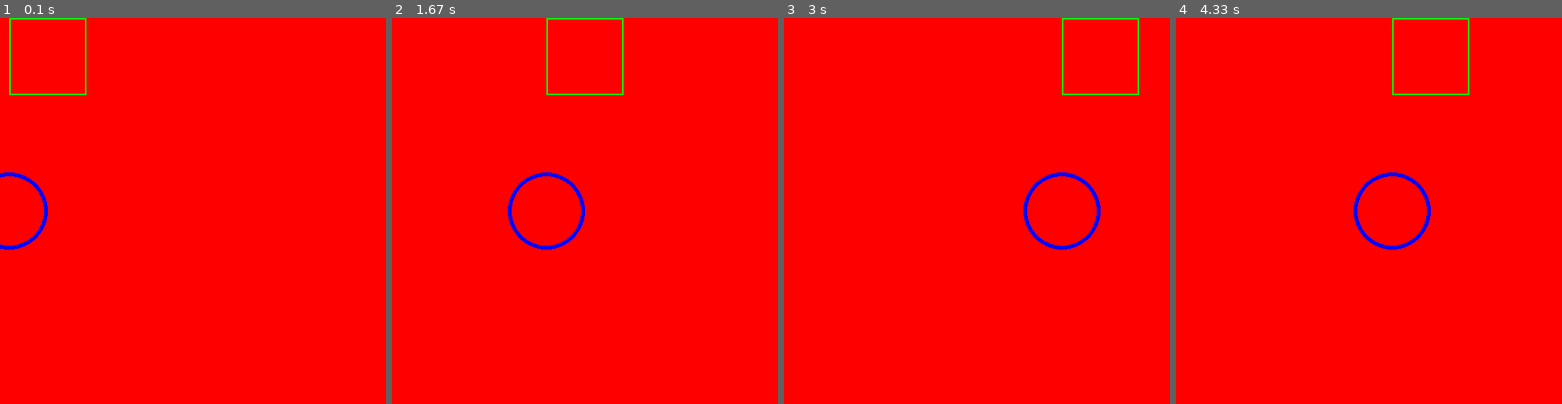
Above: before the commit, frames 1-4 (left to right).
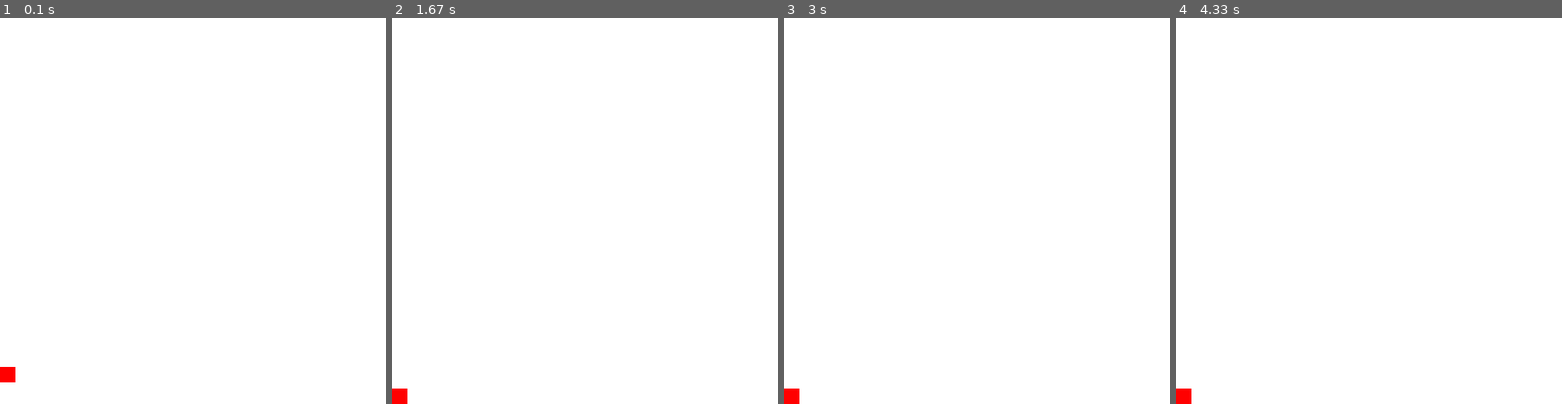
Above: after the commit, the same moments.

Repository: MatiasRedruello/Python-segundo-cuatrimestre
Game: pygame game, started from TEMAS SEGUNDO PARCIAL/Practica py game/pygame_practica_uno.py
The game is run twice, just before and just after one commit, with the same random seed, the same clock (stepped at 60 frames per second) and the same inputs.
Inputs:
- Up to frame 1 (0.1 s): no input
- Up to frame 2 (1.67 s): tap Space at 0.33 s
- Up to frame 3 (3 s): no input
- Up to frame 4 (4.33 s): no input

The runs differ from the first frame. In frame 1, 100% of the frame differs, in the area x 0-100%, y 0-100%; in frame 2, 100%; in frame 3, 100%; in frame 4, 100%.

Commit message:
Actualizacion pygame clases

Diff:
--- /dev/null
+++ b/TEMAS SEGUNDO PARCIAL/Practica py game/chatgpt_pygame_prueba.py
@@ -0,0 +1,115 @@
+import pygame
+import sys
+
+pygame.init()
+
+# Configuración de la ventana
+screen_width = 800
+screen_height = 600
+screen = pygame.display.set_mode((screen_width, screen_height))
+pygame.display.set_caption('Salto y Disparo de un Rectángulo')
+
+# Color y dimensiones del rectángulo principal
+rect_color = (0, 0, 255)  # Azul en formato RGB
+rect_width = 50
+rect_height = 50
+
+# Posición y velocidad inicial del rectángulo principal
+player_x = screen_width // 2 - rect_width // 2
+player_y = screen_height - rect_height
+player_speed_y = 0  # Velocidad inicial en el eje Y
+player_speed_x = 10
+
+gravity = 1  # Fuerza de gravedad
+jump_height = 15  # Altura máxima del salto
+
+# Color y dimensiones del proyectil
+bullet_color = (255, 0, 0)  # Rojo en formato RGB
+bullet_width = 10
+bullet_height = 10
+
+# Lista para almacenar los proyectiles
+bullets = []
+
+# Reloj para controlar la velocidad de actualización
+clock = pygame.time.Clock()
+fps = 60
+
+# Bucle principal del juego
+jumping = False
+jump_count = jump_height  # Controla la altura del salto
+running = True
+while running:
+    for event in pygame.event.get():
+        if event.type == pygame.QUIT:
+            running = False
+
+        # Detecta la tecla de espacio para activar el salto
+        if event.type == pygame.KEYDOWN and event.key == pygame.K_SPACE and not jumping:
+            jumping = True
+            player_speed_y = -jump_height  # Configura la velocidad inicial del salto
+
+
+    # Movimiento del jugador
+    keys = pygame.key.get_pressed()
+    if keys[pygame.K_RIGHT]:
+        player_x += player_speed_x
+        if player_x > screen_width - rect_width:
+            player_x = screen_width - rect_width
+    if keys[pygame.K_LEFT]:
+        player_x -= player_speed_x
+        if player_x < 0:
+            player_x = 0
+
+    # Simular la gravedad
+    player_speed_y += gravity
+    player_y += player_speed_y
+
+    # Controlar el salto
+    if player_y >= screen_height - rect_height:
+        player_y = screen_height - rect_height
+        jumping = False
+        player_speed_y = 0  # Reinicia la velocidad vertical si toca el suelo
+
+    # Detecta la tecla 'd' para activar el disparo
+    if keys[pygame.K_d]:
+        bullets.append([player_x + rect_width // 2 - bullet_width // 2, player_y - bullet_height])
+
+    # Mover y dibujar los proyectiles
+    for bullet in bullets:
+        bullet[1] -= 10  # Velocidad de movimiento del proyectil
+        pygame.draw.rect(screen, bullet_color, (bullet[0], bullet[1], bullet_width, bullet_height))
+
+    # Eliminar proyectiles fuera de la pantalla
+    bullets = [bullet for bullet in bullets if bullet[1] > 0]
+
+    # Dibujar el fondo
+    screen.fill((255, 255, 255))  # Color blanco como fondo
+
+    # Dibujar el rectángulo principal en su nueva posición
+    pygame.draw.rect(screen, rect_color, (player_x, player_y, rect_width, rect_height))
+
+    # Actualizar la pantalla
+    pygame.display.update()
+    clock.tick(fps)
+
+# Salir de Pygame
+pygame.quit()
+sys.exit()
+
+class Proyectil(pygame.sprite.Sprite):
+    def __init__(self, x, y,bullet_speed,lado):
+        super().__init__()
+        self.image = pygame.transform.scale(bullet_image, (bullet_width, bullet_height))
+        self.rect = self.image.get_rect()
+        self.rect.center = (x+(rect_width//2), y+(rect_height//2))
+        self.speed_x = bullet_speed
+        self.lado = lado
+
+    def do_move(self):
+        if self.lado == "rigth":
+            self.rect.x += self.speed_x
+        elif self.lado == "left":
+            self.rect.x += -self.speed_x
+    def update(self):
+        self.do_move()
--- /dev/null
+++ b/TEMAS SEGUNDO PARCIAL/Practica py game/pygame_juego_figuras.py/clase_jugador.py
@@ -0,0 +1 @@
+import pygame
--- /dev/null
+++ b/TEMAS SEGUNDO PARCIAL/Practica py game/pygame_juego_figuras.py/clase_proyectil.py
@@ -0,0 +1,23 @@
+import pygame
+
+class Proyectil(pygame.sprite.Sprite):
+    def __init__(self, x, y,rect_width,rect_height,bullet_width,bullet_height,lado="rigth"):
+        self.bullet_image = pygame.image.load('C:/Users/PC/OneDrive/Documents/GitHub/Python-segundo-cuatrimestre/TEMAS SEGUNDO PARCIAL/Practica py game/pygame_juego_figuras.py/Power/gema_roja.png').convert_alpha()
+        self.bullet_width = bullet_width
+        self.bullet_height = bullet_height
+        self.image = pygame.transform.scale(self.bullet_image, (self.bullet_width, self.bullet_height))
+        self.rect_width = rect_width
+        self.rect_height = rect_height
+        self.rect = self.image.get_rect()
+        self.rect.center = (x+(rect_width//2), y+(rect_height//2))
+        self.speed_x = 5
+        self.lado = lado
+
+    def do_shoot(self):
+        if self.lado == "rigth":
+            self.rect.x += self.speed_x
+        elif self.lado == "left":
+            self.rect.x += -self.speed_x
+
+    def update(self):
+        self.do_shoot()
--- /dev/null
+++ b/TEMAS SEGUNDO PARCIAL/Practica py game/pygame_juego_figuras.py/main_figuras.py
@@ -0,0 +1,131 @@
+import pygame
+import sys
+
+pygame.init()
+
+# Configuración de la ventana
+screen_width = 800
+screen_height = 600
+screen = pygame.display.set_mode((screen_width, screen_height))
+pygame.display.set_caption('Salto de un Rectángulo')
+
+white = (255,255,255)
+black = (0,0,0)
+red = (255,0,0)
+green = (0,255,0)
+blue = (0,0,255)
+
+# Color y dimensiones del rectángulo(podrian se rpropertys de una clase)
+rect_color = (0, 0, 255)  # Azul en formato RGB
+rect_width = 50
+rect_height = 50
+
+bullet_image = pygame.image.load('C:/Users/PC/OneDrive/Documents/GitHub/Python-segundo-cuatrimestre/TEMAS SEGUNDO PARCIAL/Practica py game/pygame_juego_figuras.py/Power/gema_roja.png').convert_alpha()
+bullet_width = 30
+bullet_height = 15
+
+class Proyectil(pygame.sprite.Sprite):
+    def __init__(self, x, y,lado):
+        super().__init__()
+        self.image = pygame.transform.scale(bullet_image, (bullet_width, bullet_height))
+        self.rect = self.image.get_rect()
+        self.rect.center = (x+(rect_width//2), y+(rect_height//2))
+        self.speed_x = 5
+        self.lado = lado
+    def update(self):
+        if self.lado == "rigth":
+            self.rect.x += self.speed_x
+        elif self.lado == "left":
+            self.rect.x += -self.speed_x
+
+
+
+# Lista para almacenar los proyectiles
+bullets = pygame.sprite.Group()
+
+# Posición y velocidad inicial del rectángulo(podrian se rpropertys de una clase)
+x = screen_width // 2 - rect_width // 2
+y = screen_height - rect_height
+rect_speed_y = 0  # Velocidad inicial en el eje Y
+rect_speed_x = 10
+
+gravity = 1  # Fuerza de gravedad
+jump_height = 15  # Altura máxima del salto
+
+# Color y dimensiones del proyectil(podria ser propertys de una clase)
+bullet_color = red  # Rojo en formato RGB
+bullet_x = 0
+bullet_y = 0
+bullet_width = 10
+bullet_height = 10
+bullet_speed_x = 0
+
+#clock
+clock = pygame.time.Clock()
+fps = 60
+
+# Bucle principal del juego
+
+jumping = False
+shooting = False
+running_game = True
+
+while running_game:
+    letras_precionadas = pygame.key.get_pressed()
+
+    for event in pygame.event.get():
+        if event.type == pygame.QUIT:
+            running_game = False
+
+        # Detecta la tecla de espacio para activar el salto
+        if event.type == pygame.KEYDOWN and event.key == pygame.K_SPACE and not jumping:
+            jumping = True
+            rect_speed_y = -jump_height  # Configura la velocidad inicial del salto
+        # Detecta si se preciono la tecla de disparo a la derecha
+        if event.type == pygame.KEYDOWN and event.key == pygame.K_d :
+            shooting = True
+            nuevo_proyectil = Proyectil(x, y,"rigth")
+            bullets.add(nuevo_proyectil)
+        # Detecta si se preciono la tecla de disparo a la izquierda
+        if event.type == pygame.KEYDOWN and event.key == pygame.K_a:
+            shooting = True
+            nuevo_proyectil = Proyectil(x, y,"left")
+            bullets.add(nuevo_proyectil)
+
+    # Movimiento a la izquierda
+    if letras_precionadas[pygame.K_RIGHT] and not letras_precionadas[pygame.K_LEFT]:
+        x += rect_speed_x
+        #Limite de movimiento derecho
+        if x > screen_width-rect_width:
+            x += -rect_speed_x
+    # Movimiento a la derecha
+    if letras_precionadas[pygame.K_LEFT] and not letras_precionadas[pygame.K_RIGHT]:
+        x += -rect_speed_x
+        # Limite de movimiento izquierdo
+        if x < 0:
+            x += rect_speed_x
+    # Simular la gravedad
+    rect_speed_y += gravity
+    y += rect_speed_y
+
+    # Controlar el salto
+    if y >= screen_height - rect_height:
+        y = screen_height - rect_height
+        jumping = False
+        rect_speed_y = 0  # Reinicia la velocidad vertical si toca el suelo
+
+
+    # Dibujar el fondo
+    screen.fill((255, 255, 255))  # Color blanco como fondo
+
+    # Dibujar el rectángulo en su nueva posición
+    pygame.draw.rect(screen, rect_color, (x, y, rect_width, rect_height))
+    # Actualizar la pantalla
+    bullets.update()
+    bullets.draw(screen)
+
+    pygame.display.update()
+    clock.tick(fps)
+# Salir de Pygame
+pygame.quit()
+sys.exit()
--- a/TEMAS SEGUNDO PARCIAL/Practica py game/pygame_practica_uno.py
+++ b/TEMAS SEGUNDO PARCIAL/Practica py game/pygame_practica_uno.py
@@ -9,29 +9,24 @@
 screen= pygame.display.set_mode((screen_width,screen_heigth))
 pygame.display.set_caption("Figuras geometricas")
 # Colores
-white = (0,0,0)
-black = (255,255,255)
+white = (255,255,255)
+black = (0,0,0)
 red = (255,0,0)
 green = (0,255,0)
 blue = (0,0,255)
 #Reloj
 clock = pygame.time.Clock()
 fps = 60
-#Posicion figuras
-    #ciculos
-circle_x = 0
-circle_y = screen_heigth // 2
-circle_radius = 50
-    # rectangulo
-rect_x = 0
-rect_y = 0
-rect_width = screen_width // 5
-rect_heigth = screen_heigth // 5
-
-# Velocidad de movimiento
-speed = 2
-# Dirección inicial del movimiento (derecha)
-direction = 1
+#propiedades
+x = 0
+y = screen_heigth - 30
+rect_width = 20
+rect_heigth = 20
+rect_speed_x = 5
+rect_speed_y = 0
+gravity = 1
+jumping = True
+jump_cout = 10
 
 
 # Bucle principal
@@ -40,24 +35,55 @@
     for event in pygame.event.get():
         if event.type == pygame.QUIT:
             running = False
-    # Borrar pantalla
-    screen.fill(red)
-    # mover posicion del rectangulo
-    rect_x += speed * direction
-    # mover posicion circulo
-    circle_x += speed * direction
-    # Cambiar de sentido al chocar con el borde
-    if rect_x <= 0 or rect_x >= screen_width - rect_width:
-        direction *= -1
+            #detectar la tela
+        if event.type == pygame.KEYDOWN and event.key == pygame.K_SPACE and not jumping:
+            jumping = True
+    # simular gravedad
+    rect_speed_y += gravity
+    y += rect_speed_y
+
+    # controlar el salto
+    if jumping:
+        jump_cout -= 1
+        y -= jump_cout
+        if jump_cout <= 0:
+            jumping = False
+            jump_cout = 10
+    # Evitar que el rectángulo salga de la parte inferior de la pantalla
+    if y > screen_heigth - rect_heigth:
+        y = screen_heigth - rect_heigth
+        jumping = False
+        jump_count = 10  # Restablece el contador si toca el suelo
+
+    """
+ ------------------------------------------------------------------------
+    #Movimiento automatico
+    # Actualizar la posición del cuadrado
+    # tiene que ser condiciones separas no un if-elif
+
+    # se mueve a la derecha
+    if x >= 0:
+        x += rect_speed_x
+
+    # Cambiar de dirección al llegar a los bordes de la pantalla
+    if x <= 0 or x >= screen_width - rect_width:
+        rect_speed_x *= -1
+    # Baja cada vez que choca
+    if x >= screen_width - rect_width or x <= 0:
+        y += rect_speed_y
+
+    # tendria que subir
+
+    if y >= screen_heigth - rect_heigth:
+        y = 0
+----------------------------------------------------------------------------
+    """
 
 
-    # dibujar pantalla
-
-    # Logica del juegos
-    pygame.draw.circle(screen,blue,(circle_x,circle_y),circle_radius,5)
-    pygame.draw.rect(screen,green,(rect_x,rect_y,rect_width,rect_heigth),2)
-
-
+    #color pantalla
+    screen.fill(white)
+    # crear figura
+    pygame.draw.rect(screen,red,(x,y,rect_width,rect_heigth))
     # Actualizar pantalla
     pygame.display.update()
     # Limitar velocidad
Binary file added: TEMAS SEGUNDO PARCIAL/Practica py game/pygame_juego_figuras.py/Power/gema_roja.png
